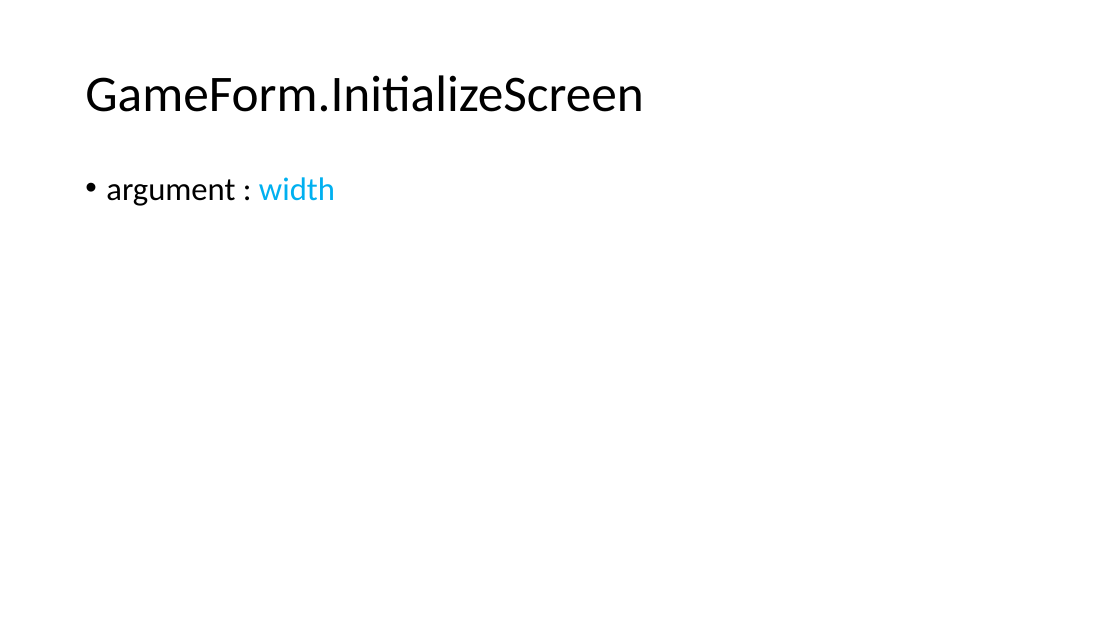
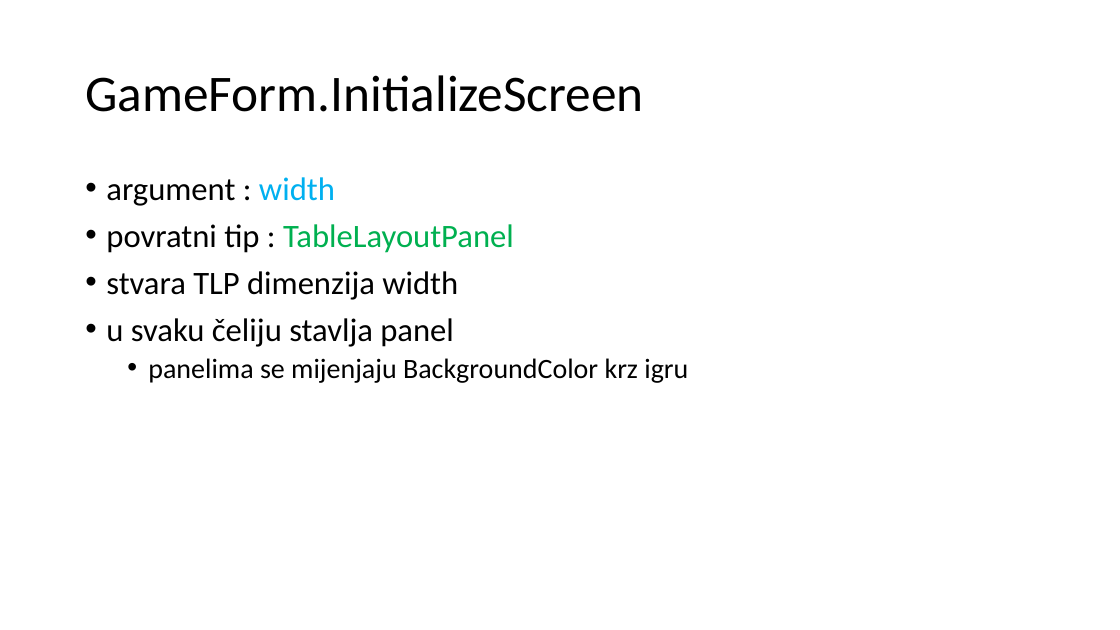
Before and after one commit to mihapetr/Zmija, a slide deck: slide 10 of docs/Zmijica.pptx (slide 9 before the commit). Drawn at 1120x630 pixels with LibreOffice and Linux fonts; fonts in the diff are those of the drawing. Boxes give left, top, right and bottom in pixels: in the first picture for what was removed or moved away, otherwise in the second. Text is boxed around its words. In the diff, an @@ line names an element or a change of style, - is before the commit and + after.

```diff
--- a/docs/Zmijica.pptx
+++ b/docs/Zmijica.pptx
@@ text at (106, 224, 688, 383): paragraphs added @@
+• povratni tip : TableLayoutPanel
+• stvara TLP dimenzija width
+• u svaku čeliju stavlja panel
+  • panelima se mijenjaju BackgroundColor krz igru
```
Also in this commit, not shown: 5 other slides changed, 7 slides added, 2 slides removed, 1 other file.
